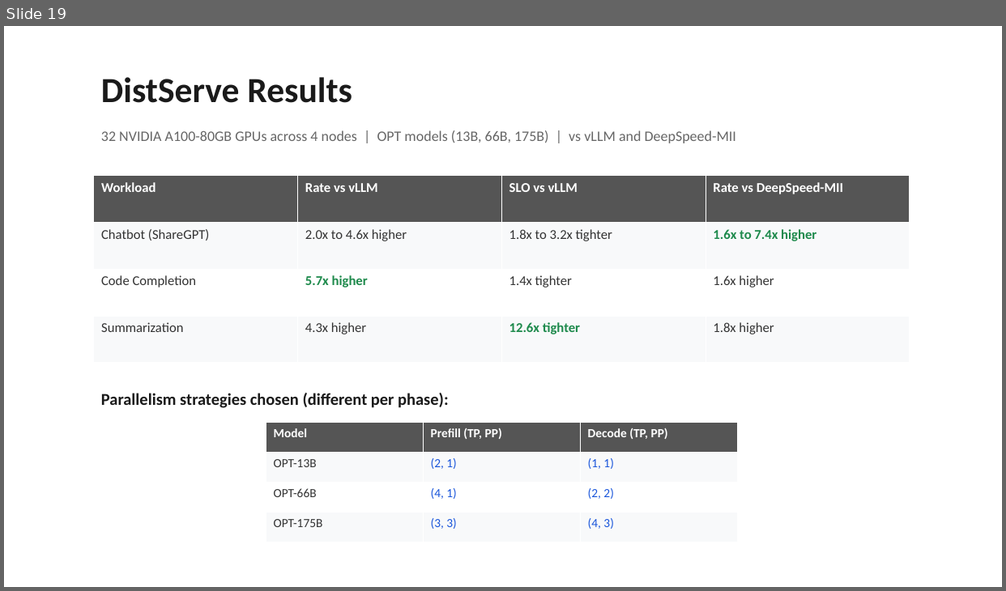
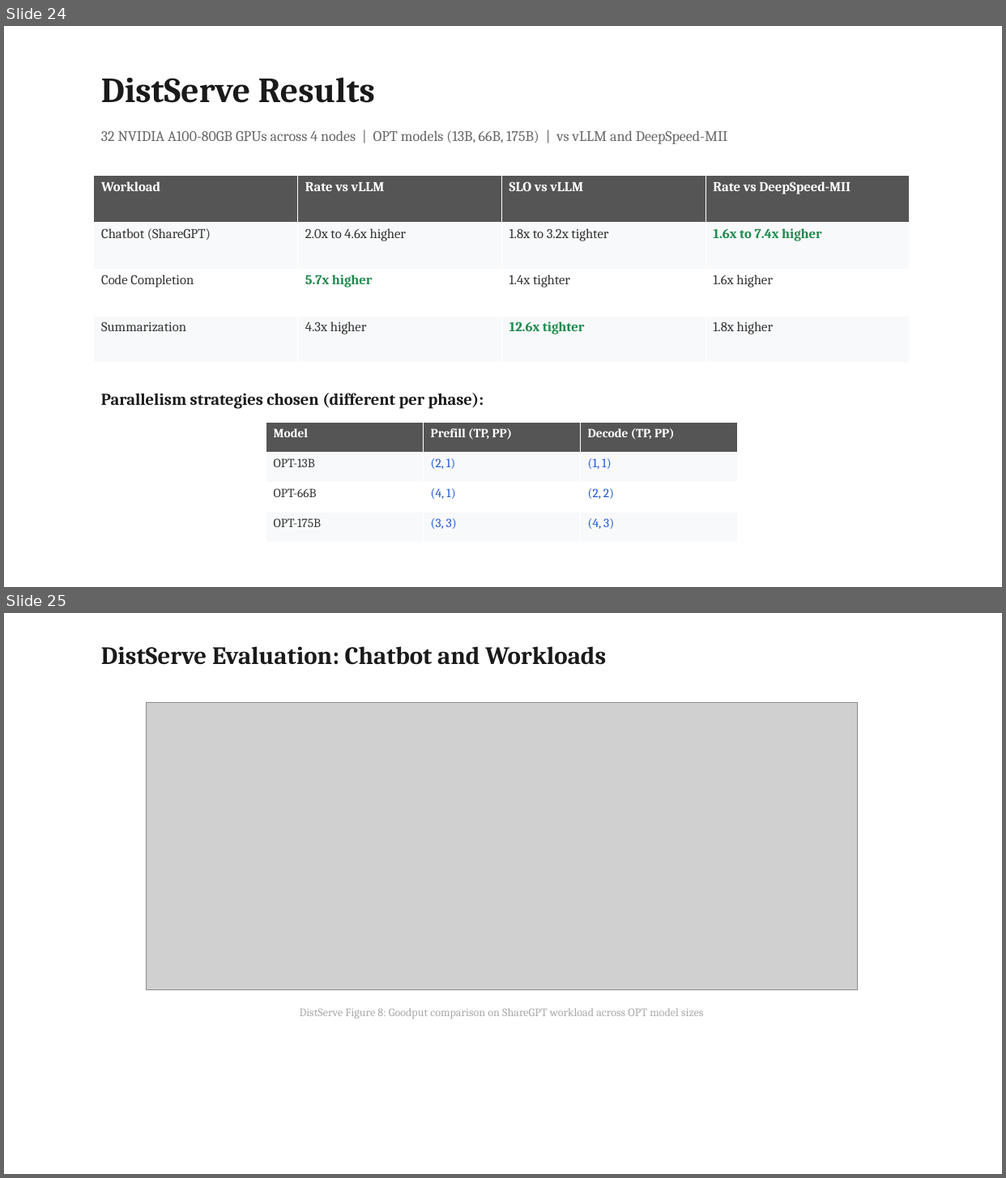
Before and after one commit to beratcelik1/llm-inference-phase-disaggregation, a slide deck: presentation/Phase_Disaggregation_LLM_Inference.pptx. Shown one above the other, each under a label of ours: slide 19 before the commit, slides 24 and 25 after it. The pictures are 1006x591 and 1006x1178 pixels, drawn with LibreOffice and Linux fonts; fonts in the diff are those of the drawing; grey boxes stand for pictures. Boxes give left, top, right and bottom in pixels: in the first picture for what was removed or moved away, otherwise in the second. Text is boxed around its words. In the diff, an @@ line names an element or a change of style, - is before the commit and + after.

Commit message:
feat: add paper figures to slides, upgrade font, generate PDFs
- Embed 8 key figures from both papers into PPTX (interference,
  traces, architectures, evaluation results, ablation)
- Switch font from Calibri to Palatino Linotype for research look
- Generate PDF versions of both scripts, combined script, and Q&A prep
- 32 slides total (24 content + 8 figure slides)

```diff
--- a/presentation/Phase_Disaggregation_LLM_Inference.pptx
+++ b/presentation/Phase_Disaggregation_LLM_Inference.pptx
@@ slide 25 added at [4, 613, 1002, 1174], background #FFFFFF @@
@@ text added at [101, 646, 606, 665], 24 pt, text #1A1A1A, bold @@
+DistServe Evaluation: Chatbot and Workloads
@@ picture added at [147, 703, 858, 990] @@
@@ text added at [300, 1008, 703, 1019], 11 pt, text #AAAAAA @@
+DistServe Figure 8: Goodput comparison on ShareGPT workload across OPT model sizes
@@ what was slide 19 is now slide 24 @@
@@ slide 24 changed as well @@
@@ table at [94, 176, 911, 363] @@
@@ font Calibri to Cambria @@
@@ font Calibri to Cambria in 3 elements at [101, 77, 375, 103], [101, 130, 727, 144], [101, 393, 484, 409] @@
@@ table at [266, 423, 738, 543] @@
@@ font Calibri to Cambria @@
```
Also in this commit, not shown: 23 other slides changed, 7 other slides added, 25 other files.
